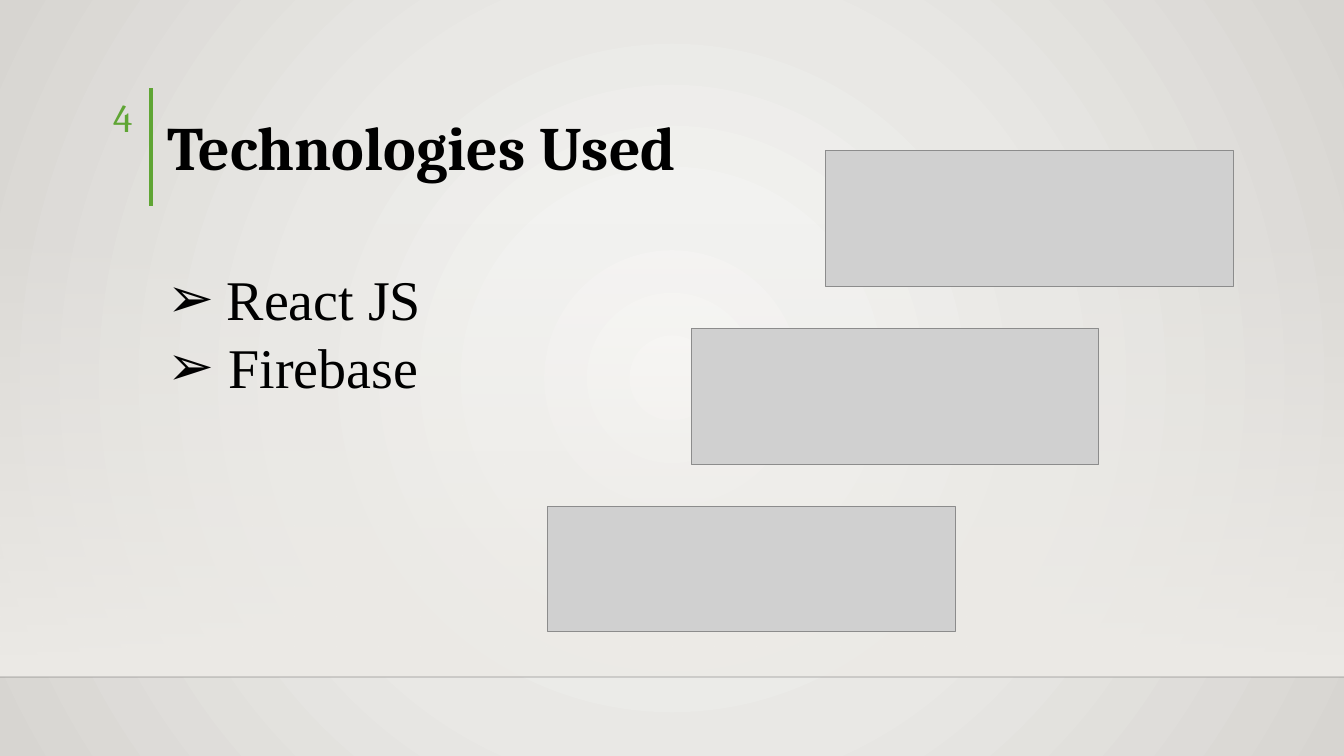
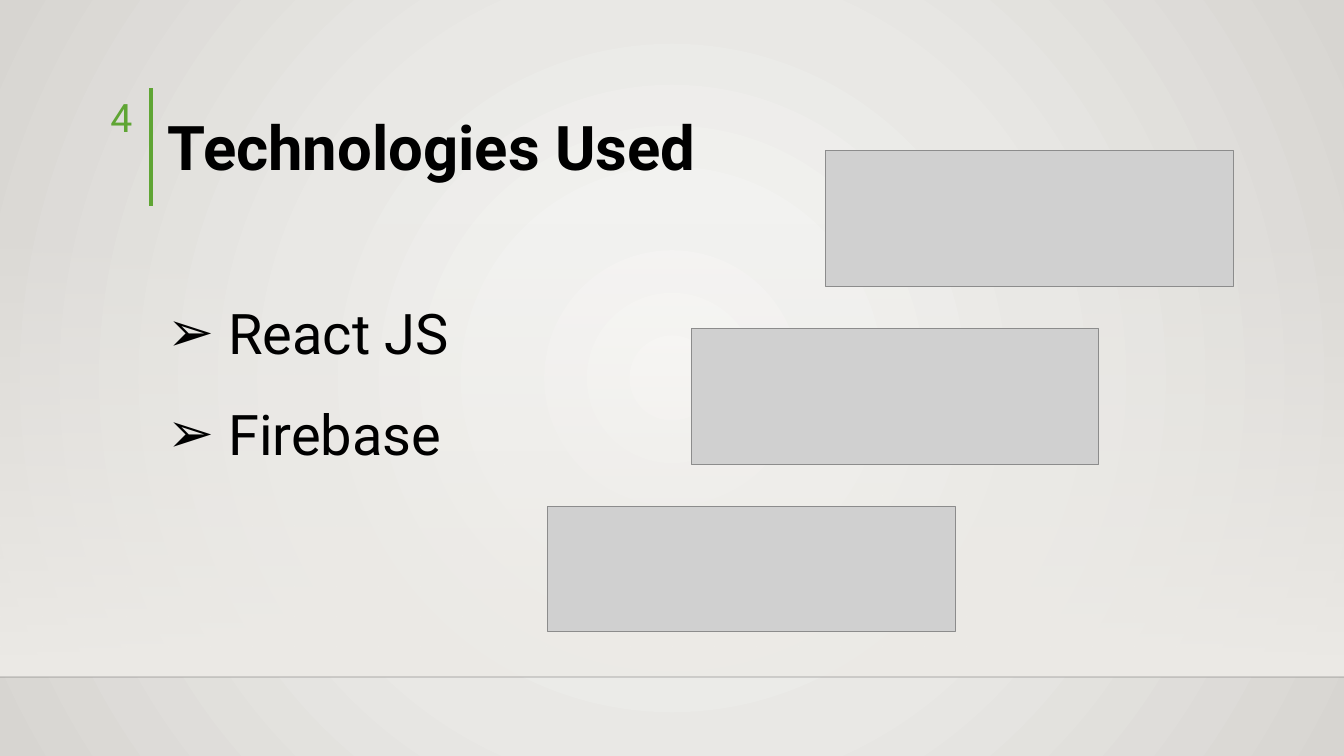
Before and after one commit to hisni/CO227-Project, a slide deck: slide 4 of Presantation/Presentation - Final.pptx. Drawn at 1344x756 pixels with LibreOffice and Linux fonts; fonts in the diff are those of the drawing; grey boxes stand for pictures; background and template pictures are left out. Boxes give left, top, right and bottom in pixels: in the first picture for what was removed or moved away, otherwise in the second. Text is boxed around its words. In the diff, an @@ line names an element or a change of style, - is before the commit and + after.

```diff
--- a/Presantation/Presentation - Final.pptx
+++ b/Presantation/Presentation - Final.pptx
@@ page number at (110, 104, 132, 132): font Cambria to Roboto @@
@@ text "Technologies Used" at (168, 123, 695, 183): font Cambria to Roboto @@
@@ text "React JS" at (228, 313, 448, 456): font Times New Roman to Roboto; line spacing 1 to 1.5 @@
```
Also in this commit, not shown: 7 other slides changed, 1 slide added.
